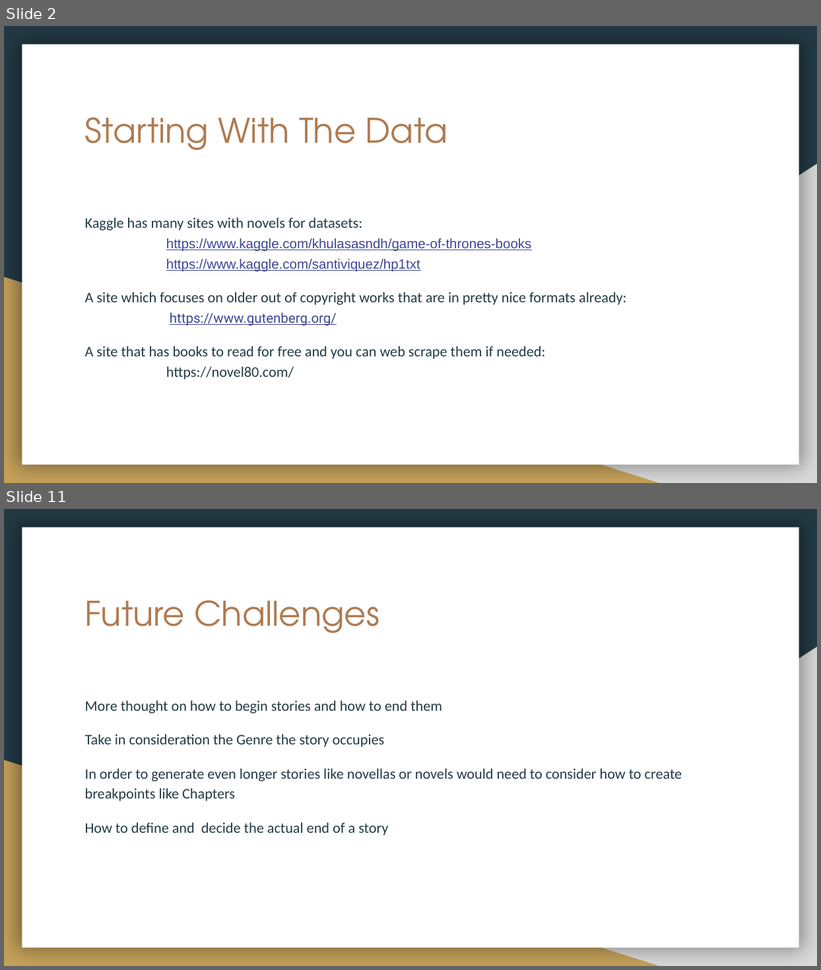
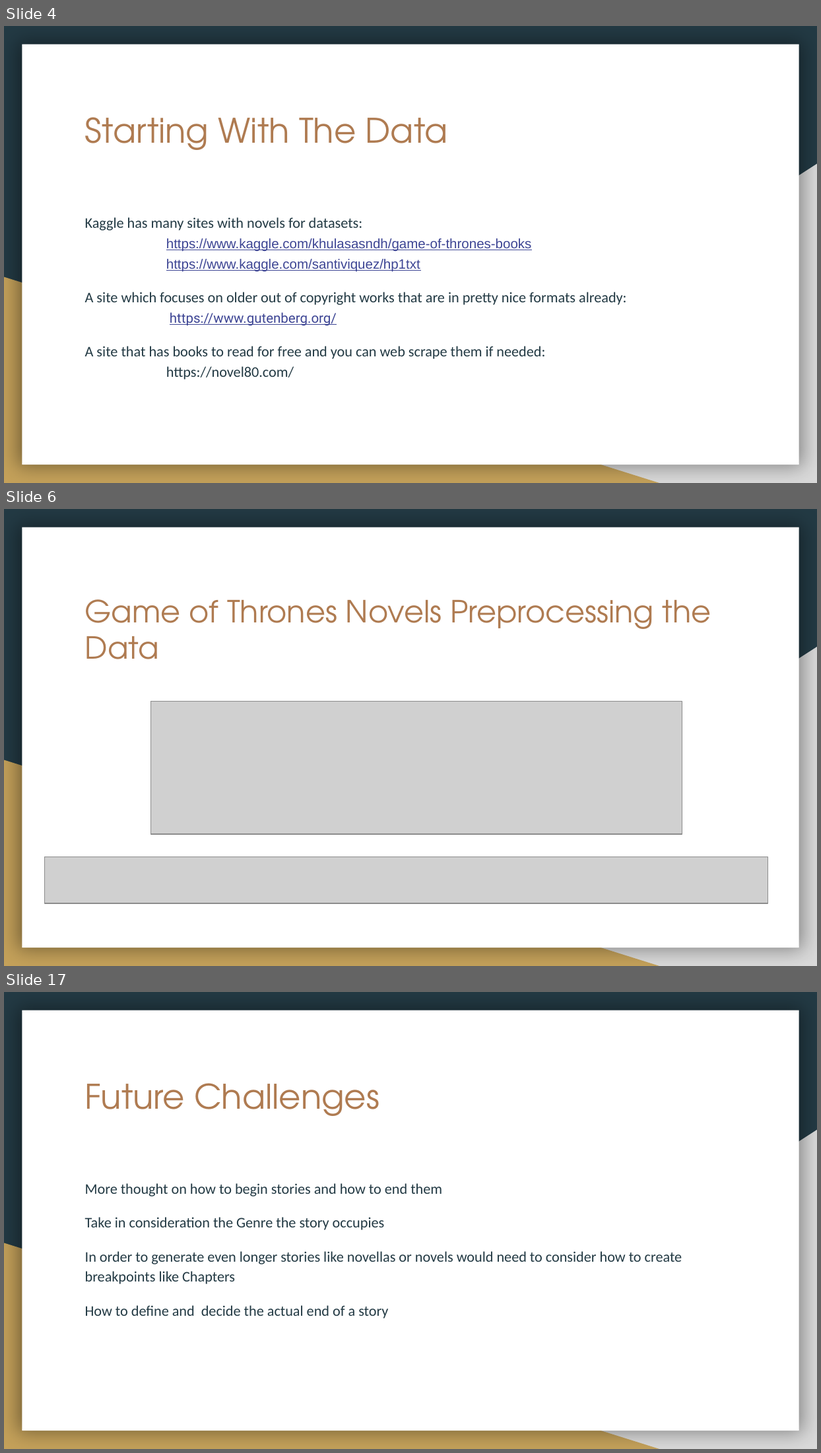
Before and after one commit to dbetzel/Springboard, a slide deck: Capstone3/Capstone3Final/Natural Language Generation Capstone 3.pptx. Shown one above the other, each under a label of ours: slides 2 and 11 before the commit, slides 4, 6 and 17 after it; the slides between them are not shown. The pictures are 821x970 and 821x1453 pixels, drawn with LibreOffice and Linux fonts; fonts in the diff are those of the drawing; grey boxes stand for pictures. Boxes give left, top, right and bottom in pixels: in the first picture for what was removed or moved away, otherwise in the second. Text is boxed around its words. In the diff, an @@ line names an element or a change of style, - is before the commit and + after.

```diff
--- a/Capstone3/Capstone3Final/Natural Language Generation Capstone 3.pptx
+++ b/Capstone3/Capstone3Final/Natural Language Generation Capstone 3.pptx
@@ slide 6 added at (x1=4, y1=509, x2=817, y2=966), background #233A44; not listed: 3 template elements that a slide beside it also shows @@
@@ title added at (x1=85, y1=599, x2=711, y2=659), 27 pt, text #AF7B51 @@
+Game of Thrones Novels Preprocessing the Data
@@ picture added at (x1=151, y1=702, x2=682, y2=835) @@
@@ picture added at (x1=45, y1=857, x2=768, y2=904) @@
@@ what was slide 2 is now slide 4 @@
@@ what was slide 11 is now slide 17 @@
```
Also in this commit, not shown: 4 slides changed, 9 other slides added, 4 slides removed.
